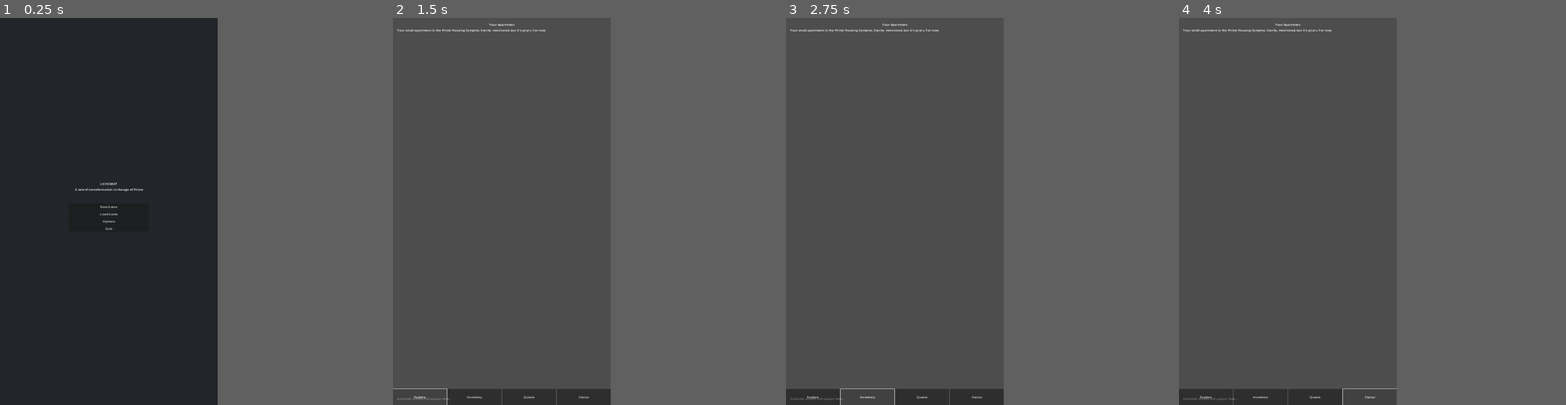
Above: before the commit, frames 1-4 (left to right).
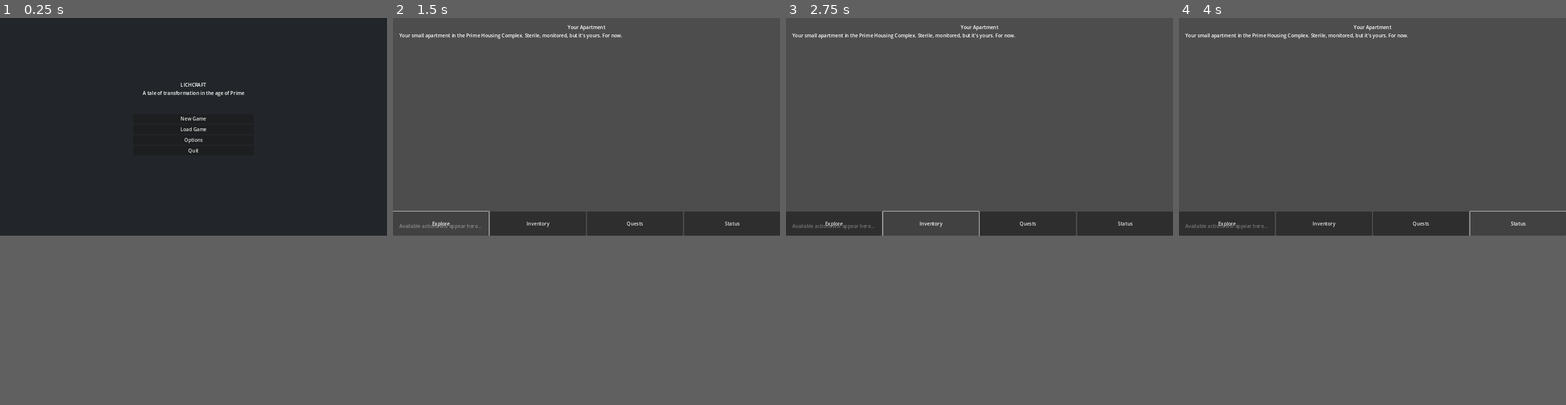
Above: after the commit, the same moments.

Repository: skyar123/FALLOUT-
Game: Godot game, scene res://scenes/Main.tscn
The game is run twice, just before and just after one commit, with the same random seed, the same clock (stepped at 60 frames per second) and the same inputs.
Inputs:
- Up to frame 1 (0.25 s): no input
- Up to frame 2 (1.5 s): click "New Game" at 0.5 s; click "Explore" at 1.25 s
- Up to frame 3 (2.75 s): click "Inventory" at 2 s
- Up to frame 4 (4 s): click "Quests" at 2.75 s; click "Status" at 3.5 s
In our replay, the window is 450x800 before the commit and 800x450 after it. These sizes can differ from the game's own. Grey fills any space a smaller window leaves; there, only what the larger window draws over its background counts as a difference.

The runs differ from the first frame. In frame 1, 0.4% of the frame differs, in the area x 19-64%, y 16-55%; in frame 2, 7.0%, in the area x 0-100%, y 1-100%; in frame 3, 6.8%; in frame 4, 6.8%.

Commit message:
Convert Godot version from mobile to desktop-focused
- Updated project.godot configuration:
  * Changed from mobile to desktop renderer (forward_plus)
  * Changed resolution from 1080x1920 portrait to 1280x720 landscape
  * Removed mobile-specific settings (handheld orientation, mobile texture compression)
  * Changed features from "Mobile" to "Forward Plus"

- Updated godot-version/README.md:
  * Removed all mobile-specific references
  * Changed focus to desktop platforms (Windows, Mac, Linux)
  * Replaced mobile export section with desktop export instructions
  * Updated To Do list to focus on desktop features

- Updated main README.md:
  * Changed Godot version description to emphasize desktop support
  * Removed mobile support claims

The Godot version is now optimized for desktop gaming rather than mobile deployment.

Diff:
--- a/godot-version/project.godot
+++ b/godot-version/project.godot
@@ -11,20 +11,18 @@
 [application]
 
 config/name="LICHCRAFT"
-config/description="A Fallout-inspired mobile RPG about trans resilience and transformation"
+config/description="A Fallout-inspired RPG about trans resilience and transformation"
 run/main_scene="res://scenes/Main.tscn"
-config/features=PackedStringArray("4.3", "Mobile")
+config/features=PackedStringArray("4.3", "Forward Plus")
 config/icon="res://icon.svg"
 
 [display]
 
-window/size/viewport_width=1080
-window/size/viewport_height=1920
-window/size/mode=2
+window/size/viewport_width=1280
+window/size/viewport_height=720
 window/size/resizable=true
 window/stretch/mode="canvas_items"
-window/stretch/aspect="expand"
-window/handheld/orientation=1
+window/stretch/aspect="keep"
 
 [autoload]
 
@@ -32,5 +30,5 @@
 
 [rendering]
 
-renderer/rendering_method="mobile"
-textures/vram_compression/import_etc2_astc=true
+renderer/rendering_method="forward_plus"
+textures/canvas_textures/default_texture_filter=0
Not shown, changed: README.md
Not shown, changed: godot-version/README.md
